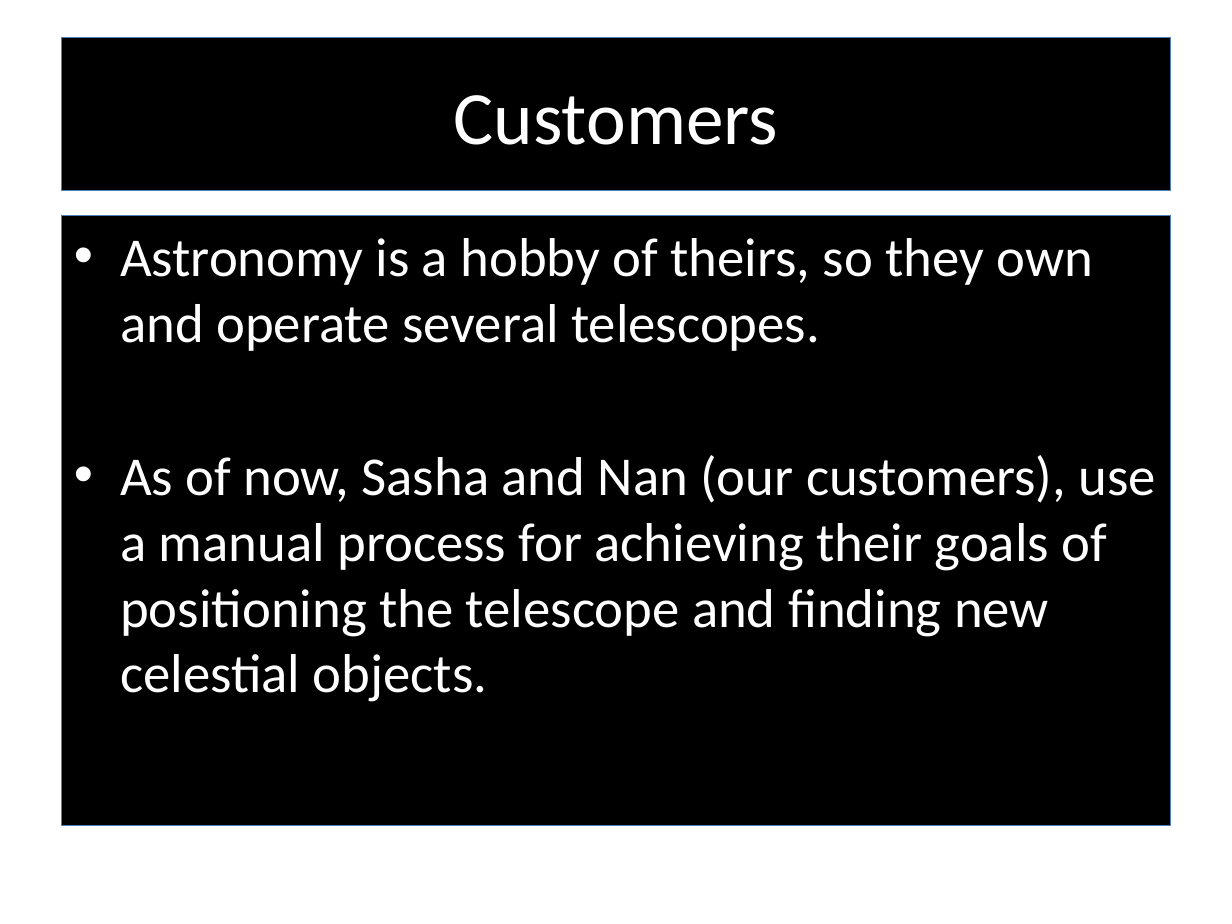
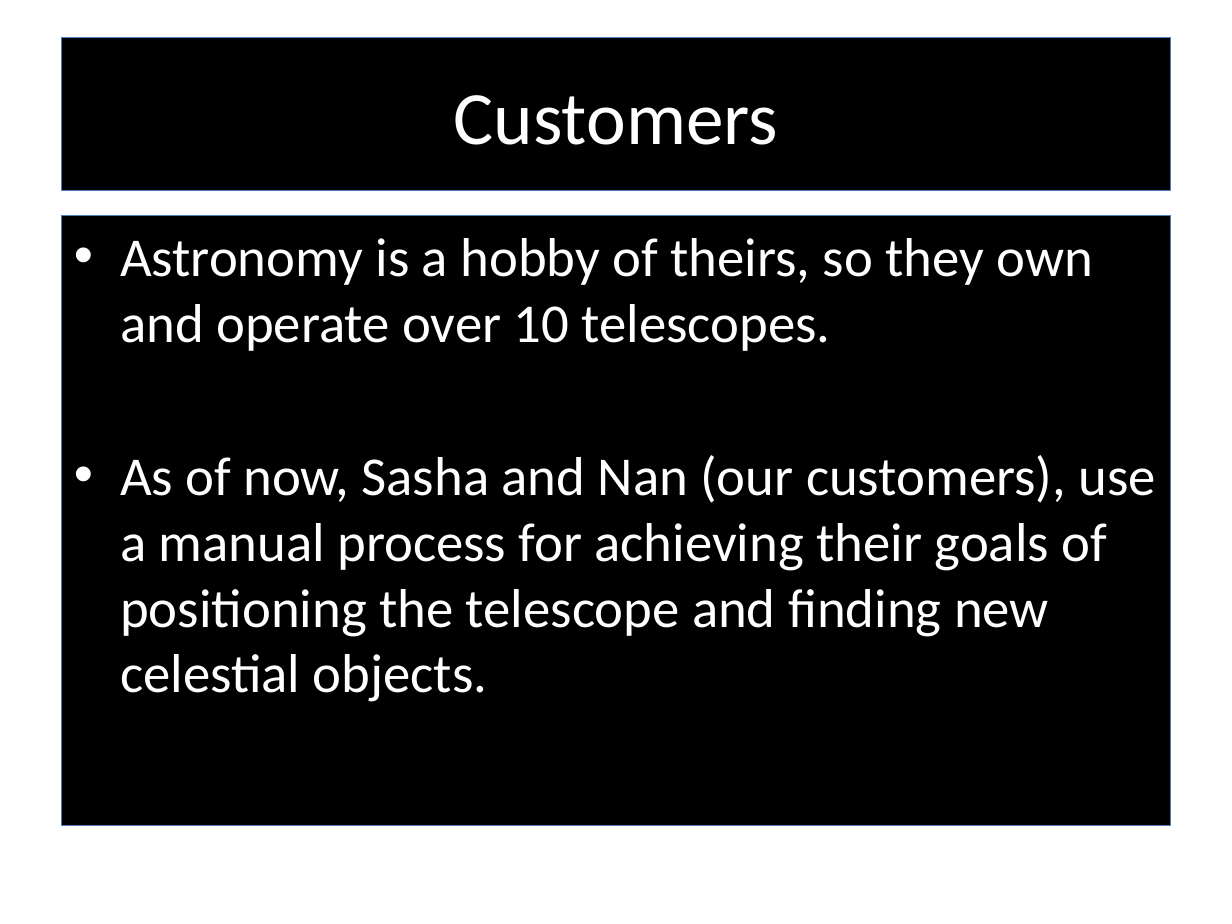
Before and after one commit to RedTeamCOSC470/Documentation, a slide deck: slide 5 of Stargazer.pptx. Drawn at 1232x924 pixels with LibreOffice and Linux fonts; fonts in the diff are those of the drawing; background and template pictures are left out. Boxes give left, top, right and bottom in pixels: in the first picture for what was removed or moved away, otherwise in the second. Text is boxed around its words. In the diff, an @@ line names an element or a change of style, - is before the commit and + after.

```diff
--- a/Stargazer.pptx
+++ b/Stargazer.pptx
@@ text at (x1=120, y1=238, x2=1094, y2=351): text changed @@
-• Astronomy is a hobby of theirs, so they own and operate several telescopes.
+• Astronomy is a hobby of theirs, so they own and operate over 10 telescopes.
```
Also in this commit, not shown: 2 other slides changed, 4 slides added, 2 slides removed, 2 other files.
